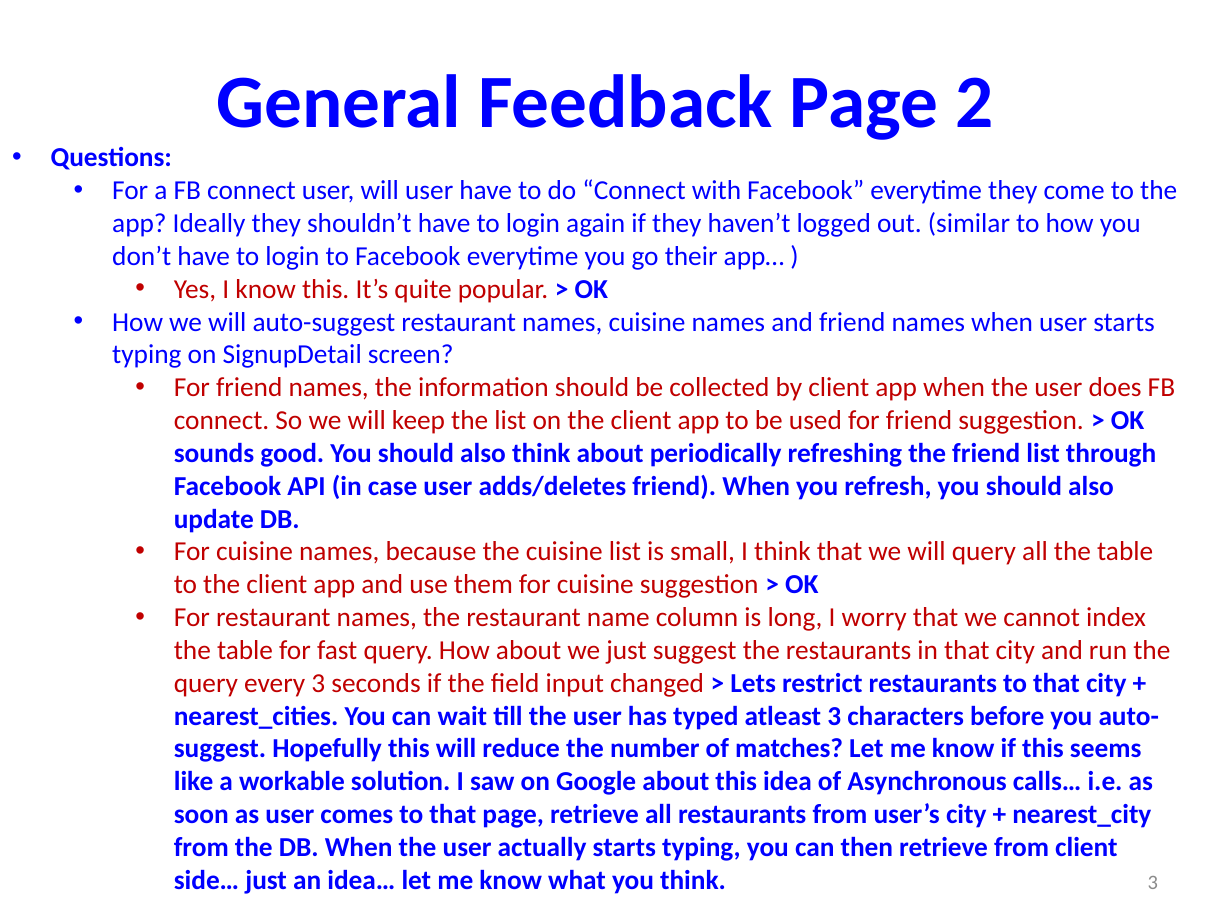
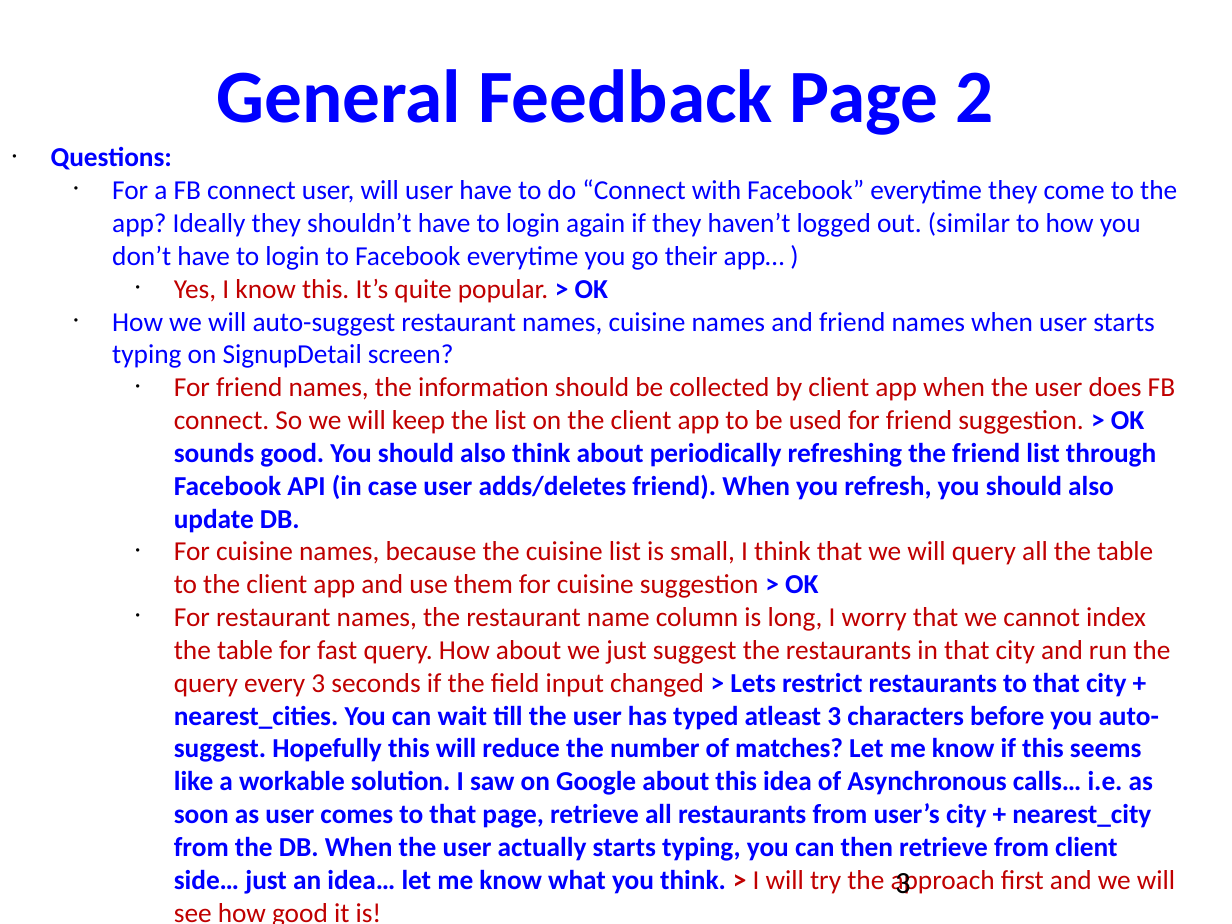
Before and after one commit to catalonia/mob, a slide deck: slide 3 of ws/WS Design Docs/API_Listing.pptx. Drawn at 1232x924 pixels with LibreOffice and Linux fonts; fonts in the diff are those of the drawing. Boxes give left, top, right and bottom in pixels: in the first picture for what was removed or moved away, otherwise in the second. Text is boxed around its words. In the diff, an @@ line names an element or a change of style, - is before the commit and + after.

Commit message:
API_Listing document update
Responded to Loc's question on which 3 restaurants to show on My
Profile Home screen.

```diff
--- a/ws/WS Design Docs/API_Listing.pptx
+++ b/ws/WS Design Docs/API_Listing.pptx
@@ title "General Feedback Page 2" at [217, 69, 994, 135]: vertical alignment middle to top @@
@@ text at [174, 607, 1175, 924]: text changed @@
-    • For restaurant names, the restaurant name column is long, I worry that we cannot index the table for fast query. How about we just suggest the restaurants in that city and run the query every 3 seconds if the field input changed > Lets restrict restaurants to that city + nearest_cities. You can wait till the user has typed atleast 3 characters before you auto-suggest. Hopefully this will reduce the number of matches? Let me know if this seems like a workable solution. I saw on Google about this idea of Asynchronous calls… i.e. as soon as user comes to that page, retrieve all restaurants from user’s city + nearest_city from the DB. When the user actually starts typing, you can then retrieve from client side… just an idea… let me know what you think.
+    • For restaurant names, the restaurant name column is long, I worry that we cannot index the table for fast query. How about we just suggest the restaurants in that city and run the query every 3 seconds if the field input changed > Lets restrict restaurants to that city + nearest_cities. You can wait till the user has typed atleast 3 characters before you auto-suggest. Hopefully this will reduce the number of matches? Let me know if this seems like a workable solution. I saw on Google about this idea of Asynchronous calls… i.e. as soon as user comes to that page, retrieve all restaurants from user’s city + nearest_city from the DB. When the user actually starts typing, you can then retrieve from client side… just an idea… let me know what you think. > I will try the approach first and we will see how good it is!
@@ page number at [895, 873, 911, 894]: size 12 to 18 pt, text colour #8C8C8C to #000000; alignment right to left; vertical alignment middle to top @@
```
Also in this commit, not shown: 36 other slides changed, 4 slides added.
